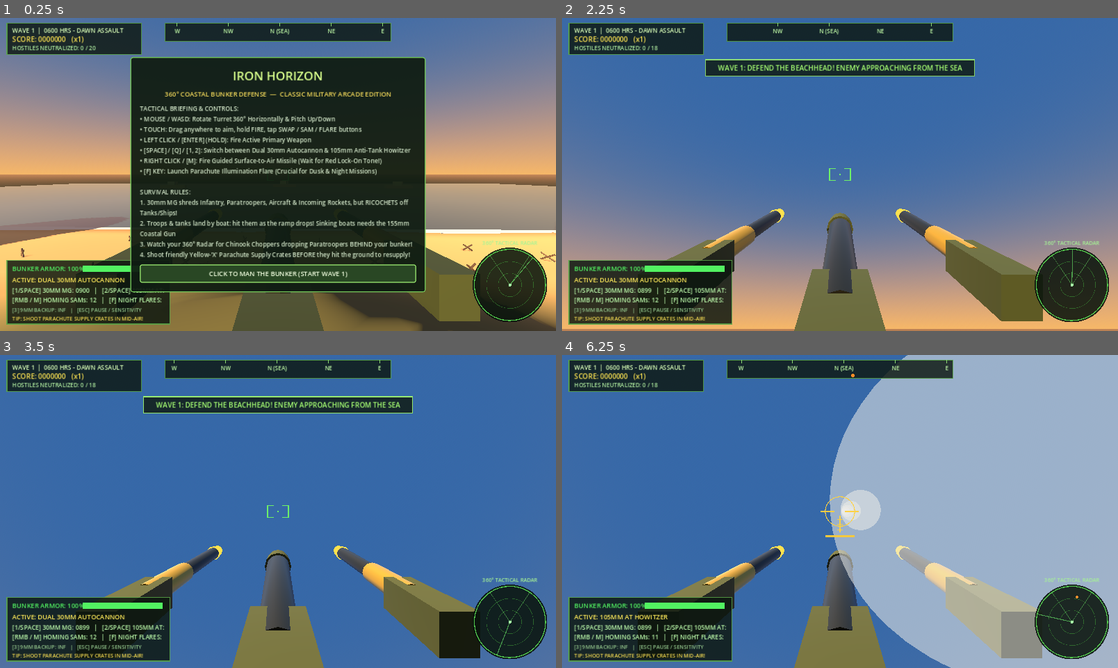
Above: before the commit, frames 1-4 (two rows, left to right).
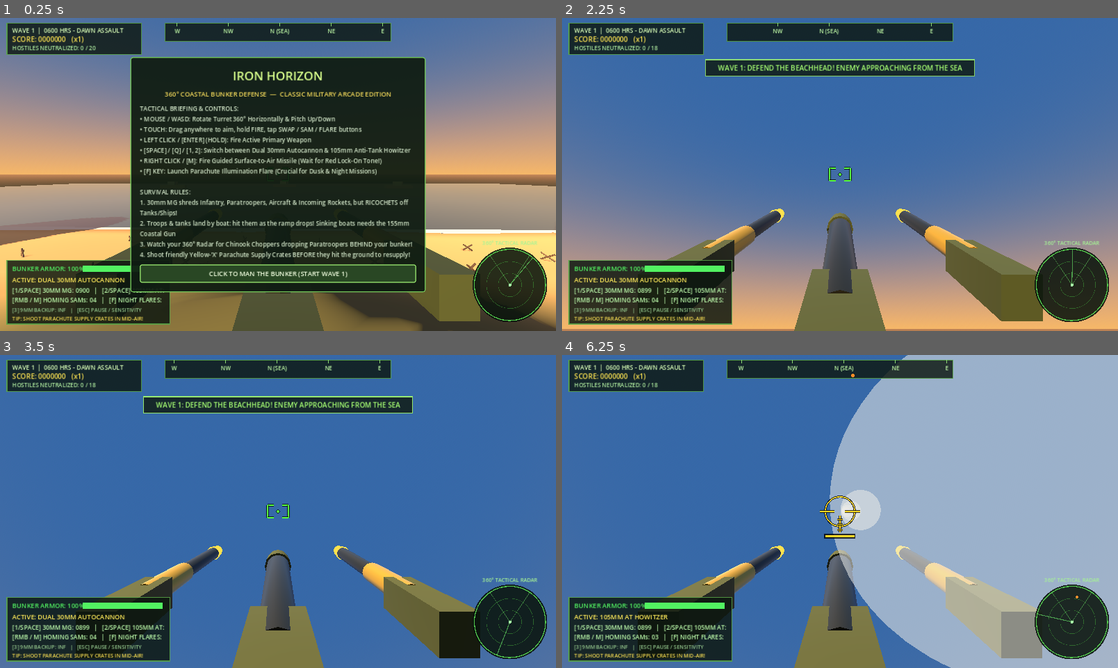
Above: after the commit, the same moments.

Repository: marse337/iron-horizon
Game: Godot game, scene res://scenes/main.tscn
Same seed, same stepped clock (60 frames per second), same inputs: the game is played once before the commit and once after it.
Inputs (mouse positions are in pixels of both pictures, inside the frame that each line leads up to):
- Up to frame 1 (0.25 s): no input
- Up to frame 2 (2.25 s): click "CLICK TO MAN THE BUNKER (STAR…" at 0.5 s; tap Enter at 1.25 s; move the mouse to (867, 174) at 1.27 s; hold Up 1.28-2 s; tap P at 1.35 s; click (867, 174) at 1.42 s; tap Space at 1.52 s; click "RESUME COMBAT (LOCK MOUSE)" at 2 s
- Up to frame 3 (3.5 s): move the mouse to (250, 511) at 2.77 s; hold Up from 2.78 s (still down); tap Q at 2.85 s; tap Space at 3.02 s
- Up to frame 4 (6.25 s): keep holding Up; move the mouse to (851, 505) at 3.52 s; tap 1 at 3.6 s; move the mouse to (834, 517) at 4.27 s; tap 2 at 4.35 s; click (834, 517) at 4.42 s; tap Space at 4.52, 5.27, 6.02 s; move the mouse to (878, 514) at 5.02 s; tap 3 at 5.1 s; move the mouse to (795, 508) at 5.77 s; tap M at 5.85 s

The runs differ from the first frame. In frame 1, less than 0.1% of the frame differs, in the area x 16-18%, y 89-91%; in frame 2, less than 0.1%; in frame 3, less than 0.1%; in frame 4, 0.3%, in the area x 16-54%, y 44-91%.

Commit message:
Outlined crosshairs, scarcer SAMs, armored jets with radar air-raid warning
- Crosshairs: dark outline under every line/ring/dot, brighter and
  thicker, readable on sand, sky and sea.
- SAMs: start 4 (was 12), carry max 8 (was 18), +2 per wave, +1 per
  supply crate, +3 from the shop ammo crate.
- Strike jets unlock in wave 3, are armored (30mm does 25%, CIWS 60%) so
  SAMs are the answer, start 520 m out and fly slower on a curved
  approach with a contrail - about 7 s of warning.
- Air-raid warning: siren, banner with bearing, flashing red arrowhead on
  the radar rim at the jet's true bearing (beyond normal range), red
  compass marker and an 'AIR RAID NW 6s' countdown.
- Touch: SAM button pulses when locked; lock prompt says TAP SAM.

Co-Authored-By: Claude Opus 5.5 <noreply@anthropic.com>

Diff:
--- a/scripts/bunker_turret.gd
+++ b/scripts/bunker_turret.gd
@@ -42,8 +42,8 @@
 var max_mg_ammo: int = 1200
 var cannon_ammo: int = 55
 var max_cannon_ammo: int = 75
-var sam_ammo: int = 12
-var max_sam_ammo: int = 18
+var sam_ammo: int = 4
+var max_sam_ammo: int = 8
 var flare_ammo: int = 4
 var max_flare_ammo: int = 6
 
@@ -152,11 +152,11 @@
 	pitch_pivot.rotation.x = pitch
 	max_mg_ammo = 1200
 	max_cannon_ammo = 75
-	max_sam_ammo = 18
+	max_sam_ammo = 8
 	max_flare_ammo = 6
 	mg_ammo = 900
 	cannon_ammo = 55
-	sam_ammo = 12
+	sam_ammo = 4
 	flare_ammo = 4
 	mg_fire_rate_mult = 1.0
 	cannon_reload_mult = 1.0
@@ -178,7 +178,7 @@
 func refill_for_wave() -> void:
 	mg_ammo = mini(max_mg_ammo, mg_ammo + 550)
 	cannon_ammo = mini(max_cannon_ammo, cannon_ammo + 28)
-	sam_ammo = mini(max_sam_ammo, sam_ammo + 6)
+	sam_ammo = mini(max_sam_ammo, sam_ammo + 2)
 	flare_ammo = mini(max_flare_ammo, flare_ammo + 2)
 	if current_weapon == PrimaryWeapon.BACKUP_PISTOL and (mg_ammo > 0 or cannon_ammo > 0):
 		current_weapon = PrimaryWeapon.MG_30MM if mg_ammo > 0 else PrimaryWeapon.AT_CANNON
@@ -188,7 +188,7 @@
 func grant_supply_crate(is_golden: bool) -> void:
 	mg_ammo = mini(max_mg_ammo, mg_ammo + 320)
 	cannon_ammo = mini(max_cannon_ammo, cannon_ammo + 18)
-	sam_ammo = mini(max_sam_ammo, sam_ammo + 4)
+	sam_ammo = mini(max_sam_ammo, sam_ammo + 1)
 	flare_ammo = mini(max_flare_ammo, flare_ammo + 1)
 	if is_golden:
 		overdrive_timer = 8.5
--- a/scripts/combat_manager.gd
+++ b/scripts/combat_manager.gd
@@ -9,6 +9,8 @@
 signal enemy_killed(unit_type: String, world_pos: Vector3, points: int, bonus_label: String)
 signal armor_ricochet(world_pos: Vector3)
 signal hull_deflected(world_pos: Vector3)
+signal air_armor_deflected(world_pos: Vector3)
+signal air_raid_incoming(world_pos: Vector3)
 signal supply_claimed(world_pos: Vector3, is_golden: bool)
 signal supply_lost(world_pos: Vector3)
 signal supply_plane_inbound()
@@ -191,7 +193,7 @@
 		[UnitType.ATTACK_HELI, 4, 4, 1.5 + w * 0.1],
 		[UnitType.TANK, 6, 5, 1.0 + w * 0.15],
 		[UnitType.TRANSPORT_HELI, 5, 6, 1.2],
-		[UnitType.FIGHTER_JET, 4, 7, 1.0 + w * 0.1],
+		[UnitType.FIGHTER_JET, 4, 3, 1.0 + w * 0.1],
 	]
 	var budget: int = 12 + w * 5
 	var intro: Dictionary = {}
@@ -335,10 +337,19 @@
 	u["drop_timer"] = _rng.randf_range(2.2, 3.5)
 	return u
 
+## Jets start far out so they're visible crossing the sky, and the radar raises
+## an air-raid warning the moment they appear (~7 s before they can attack)
+const JET_SPAWN_DIST := 520.0
+const JET_ATTACK_DIST := 165.0
+
 func spawn_fighter_jet_pass() -> Dictionary:
-	var start_pos: Vector3 = _heading_out(12.0) * 340.0
-	start_pos.y = _rng.randf_range(75.0, 108.0)
-	return spawn_unit(UnitType.FIGHTER_JET, start_pos)
+	var start_pos: Vector3 = _heading_out(12.0) * JET_SPAWN_DIST
+	start_pos.y = _rng.randf_range(70.0, 100.0)
+	var u: Dictionary = spawn_unit(UnitType.FIGHTER_JET, start_pos)
+	# Swing in on a curve (not dead-on) so the contrail draws an arc across the sky
+	u["aim_offset"] = _heading_side() * (_rng.randf_range(90.0, 140.0) * (-1.0 if _rng.randf() < 0.5 else 1.0))
+	air_raid_incoming.emit(start_pos)
+	return u
 
 ## Unarmed/departing units (empty transports, retreating landing craft, jets climbing
 ## out) no longer count toward the wave. Any cargo they never delivered is dropped
@@ -432,10 +443,11 @@
 			is_air = true
 		UnitType.FIGHTER_JET:
 			built = UnitFactoryScript.build_fighter_jet()
-			hp = 60.0 * _hp_mult
+			hp = 110.0 * _hp_mult
 			radius = 4.2
-			speed = 68.0 + aggression * 2.2
-			armor = "medium"
+			speed = 44.0 + aggression * 1.6
+			# Armored airframe: the 30mm barely scratches it; SAMs are the answer
+			armor = "air_armored"
 			points = 500
 			type_name = "STRIKE FIGHTER"
 			is_air = true
@@ -636,13 +648,19 @@
 					continue
 
 			UnitType.FIGHTER_JET:
+				# Long white contrail so incoming jets are easy to spot across the sky
+				u["trail_timer"] = u.get("trail_timer", 0.0) - delta
+				if u["trail_timer"] <= 0.0:
+					u["trail_timer"] = 0.08
+					_spawn_smoke_puff(node.position, 3.0, 5.0, 12.0)
 				if u["state"] == "approach":
-					var target_pt := Vector3(0.0, 26.0, 0.0)
+					var curve: float = clampf((horiz_dist - 200.0) / 320.0, 0.0, 1.0)
+					var target_pt: Vector3 = Vector3(0.0, 26.0, 0.0) + u.get("aim_offset", Vector3.ZERO) * curve
 					var jet_dir: Vector3 = (target_pt - pos).normalized()
 					pos += jet_dir * u["speed"] * delta
 					node.position = pos
 					node.look_at(pos + jet_dir, Vector3.UP, true)
-					if horiz_dist < 155.0 and not u["unloaded"]:
+					if horiz_dist < JET_ATTACK_DIST and not u["unloaded"]:
 						u["unloaded"] = true
 						_spawn_enemy_projectile(pos + Vector3(-2.5, -0.5, 0.0), BUNKER_TARGET_POS, 92.0, 12.0)
 						_spawn_enemy_projectile(pos + Vector3(2.5, -0.5, 0.0), BUNKER_TARGET_POS, 92.0, 12.0)
@@ -992,6 +1010,11 @@
 				if fx:
 					fx.spawn_ricochet_spark(b)
 				hull_deflected.emit(upos)
+			elif u["armor"] == "air_armored":
+				dmg *= 0.6 if kind == "ciws" else 0.25
+				if fx:
+					fx.spawn_ricochet_spark(b)
+				air_armor_deflected.emit(upos)
 			elif u["armor"] == "heavy" and kind != "ciws":
 				dmg = 1.5
 				if fx:
@@ -1073,7 +1096,7 @@
 				best = u
 	return best
 
-func _spawn_smoke_puff(pos: Vector3) -> void:
+func _spawn_smoke_puff(pos: Vector3, max_age: float = 0.55, start_scale: float = 0.7, end_scale: float = 2.6) -> void:
 	var mi := MeshInstance3D.new()
 	mi.mesh = _puff_mesh
 	mi.material_override = _mat_smoke
@@ -1082,7 +1105,9 @@
 	smoke_puffs.append({
 		"node": mi,
 		"age": 0.0,
-		"max_age": 0.55
+		"max_age": max_age,
+		"s0": start_scale,
+		"s1": end_scale
 	})
 
 func _update_smoke_puffs(delta: float) -> void:
@@ -1095,7 +1120,7 @@
 				sm["node"].queue_free()
 			smoke_puffs.remove_at(i)
 			continue
-		sm["node"].scale = Vector3.ONE * lerpf(0.7, 2.6, t)
+		sm["node"].scale = Vector3.ONE * lerpf(sm.get("s0", 0.7), sm.get("s1", 2.6), t)
 
 static func _segment_hits_sphere(a: Vector3, b: Vector3, center: Vector3, radius: float) -> bool:
 	var ab: Vector3 = b - a
--- a/scripts/game_manager.gd
+++ b/scripts/game_manager.gd
@@ -224,6 +224,8 @@
 	combat.enemy_killed.connect(_on_enemy_killed)
 	combat.armor_ricochet.connect(_on_armor_ricochet)
 	combat.hull_deflected.connect(func(_p: Vector3) -> void: hud.trigger_hull_warning())
+	combat.air_armor_deflected.connect(func(_p: Vector3) -> void: hud.trigger_air_armor_hint())
+	combat.air_raid_incoming.connect(_on_air_raid_incoming)
 	combat.supply_claimed.connect(_on_supply_claimed)
 	combat.supply_lost.connect(_on_supply_lost)
 	combat.supply_plane_inbound.connect(_on_supply_plane_inbound)
@@ -231,6 +233,11 @@
 	combat.bunker_damaged.connect(_on_bunker_damaged)
 	combat.wave_quota_updated.connect(_on_wave_quota_updated)
 	combat.wave_completed.connect(_on_wave_completed)
+
+func _on_air_raid_incoming(world_pos: Vector3) -> void:
+	sfx.play("air_raid", -2.0, 1.0)
+	var how: String = "TAP SAM" if touch.touch_mode else "RIGHT-CLICK / E FOR SAM"
+	hud.show_banner("AIRCRAFT INBOUND FROM %s!  %s" % [hud.bearing_name(world_pos), how], Color(1.0, 0.35, 0.25), 3.5)
 
 func _on_touch_mode_enabled() -> void:
 	hud.touch_mode = true
@@ -310,7 +317,7 @@
 		"ammo_pack":
 			turret.mg_ammo = mini(turret.max_mg_ammo + 400, turret.mg_ammo + 400)
 			turret.cannon_ammo = mini(turret.max_cannon_ammo + 25, turret.cannon_ammo + 25)
-			turret.sam_ammo = mini(turret.max_sam_ammo + 6, turret.sam_ammo + 6)
+			turret.sam_ammo = mini(turret.max_sam_ammo, turret.sam_ammo + 3)
 		"mg_rate":
 			turret.mg_fire_rate_mult += 0.20
 		"cannon_autoloader":
--- a/scripts/hud_controller.gd
+++ b/scripts/hud_controller.gd
@@ -35,6 +35,7 @@
 var _hitmarker_timer: float = 0.0
 var _ricochet_warn_timer: float = 0.0
 var _hull_warn_timer: float = 0.0
+var _air_hint_timer: float = 0.0
 var _coastal_gun_btn: Button
 # Exposed for the web test hook (tools/mobile-test)
 var start_button: Button
@@ -73,6 +74,26 @@
 
 func trigger_hull_warning() -> void:
 	_hull_warn_timer = 1.8
+
+func trigger_air_armor_hint() -> void:
+	_air_hint_timer = 1.8
+
+## 8-point compass name for a world position (N = out to sea, -Z)
+func bearing_name(world_pos: Vector3) -> String:
+	var ang: float = atan2(world_pos.x, -world_pos.z)
+	var names: Array[String] = ["N", "NE", "E", "SE", "S", "SW", "W", "NW"]
+	return names[posmod(roundi(ang / (PI / 4.0)), 8)]
+
+## Jets still on their attack run, with seconds until they can fire
+func _inbound_jets() -> Array[Dictionary]:
+	var out: Array[Dictionary] = []
+	for u in combat.units:
+		if u["type_name"] != "STRIKE FIGHTER" or u.get("escaped", false) or u["unloaded"] or not is_instance_valid(u["node"]):
+			continue
+		var p: Vector3 = u["node"].global_position
+		var eta: float = maxf(0.0, (Vector2(p.x, p.z).length() - combat.JET_ATTACK_DIST) / maxf(u["speed"], 1.0))
+		out.append({"pos": p, "eta": eta})
+	return out
 
 func trigger_damage_indicator(source_pos: Vector3) -> void:
 	_damage_flash = 0.65
@@ -125,6 +146,8 @@
 		_ricochet_warn_timer = maxf(0.0, _ricochet_warn_timer - delta)
 	if _hull_warn_timer > 0.0:
 		_hull_warn_timer = maxf(0.0, _hull_warn_timer - delta)
+	if _air_hint_timer > 0.0:
+		_air_hint_timer = maxf(0.0, _air_hint_timer - delta)
 	if _banner_timer > 0.0:
 		_banner_timer = maxf(0.0, _banner_timer - delta)
 	if _damage_flash > 0.0:
@@ -181,6 +204,12 @@
 	if _hull_warn_timer > 0.0:
 		var h_col := Color(0.75, 0.82, 0.95, clampf(_hull_warn_timer, 0.0, 1.0))
 		draw_string(font, Vector2(center.x - 260.0, center.y + 104.0), "LANDING CRAFT HULL TOO THICK! BUY THE 155MM COASTAL GUN BETWEEN WAVES", HORIZONTAL_ALIGNMENT_CENTER, 520.0, 15, h_col)
+
+	if _air_hint_timer > 0.0:
+		var a_col := Color(1.0, 0.45, 0.3, clampf(_air_hint_timer, 0.0, 1.0))
+		var a_txt: String = "JET ARMOR SHRUGS OFF 30MM: TAP SAM!" if touch_mode else "JET ARMOR SHRUGS OFF 30MM: FIRE A SAM (RIGHT-CLICK / E)!"
+		draw_string_outline(font, Vector2(center.x - 260.0, center.y + 126.0), a_txt, HORIZONTAL_ALIGNMENT_CENTER, 520.0, 17, 4, Color(0, 0, 0, a_col.a * 0.8))
+		draw_string(font, Vector2(center.x - 260.0, center.y + 126.0), a_txt, HORIZONTAL_ALIGNMENT_CENTER, 520.0, 17, a_col)
 
 func _draw_3d_target_overlays(font: Font, vp: Vector2) -> void:
 	var cam: Camera3D = turret.camera
@@ -229,7 +258,7 @@
 			var half_sz: float = lerpf(54.0, 24.0, prog)
 			var col: Color = Color(1.0, 0.18, 0.15) if is_locked else Color(1.0, 0.78, 0.18)
 			draw_rect(Rect2(sp - Vector2(half_sz, half_sz), Vector2(half_sz * 2.0, half_sz * 2.0)), col, false, 2.5)
-			var status_txt: String = "SAM LOCKED [RMB / M]" if is_locked else ("LOCKING %d%%" % int(prog * 100.0))
+			var status_txt: String = ("SAM LOCKED: TAP SAM" if touch_mode else "SAM LOCKED [RMB / E]") if is_locked else ("LOCKING %d%%" % int(prog * 100.0))
 			draw_string(font, sp + Vector2(-80, half_sz + 18), status_txt, HORIZONTAL_ALIGNMENT_CENTER, 160.0, 13, col)
 
 	for ft in _floating_texts:
@@ -241,46 +270,60 @@
 			c.a = alpha
 			draw_string(font, sp - Vector2(90, 0), ft["text"], HORIZONTAL_ALIGNMENT_CENTER, 180.0, 15, c)
 
+# Crosshair lines are drawn twice: a dark outline underneath, then the bright
+# colour on top, so they stay readable against sand, sky and sea alike
+const XH_OUTLINE := Color(0.0, 0.0, 0.0, 0.78)
+
+func _xh_line(a: Vector2, b: Vector2, col: Color, w: float = 2.6) -> void:
+	draw_line(a, b, XH_OUTLINE, w + 3.0)
+	draw_line(a, b, col, w)
+
+func _xh_arc(c: Vector2, r: float, col: Color, w: float = 2.4) -> void:
+	draw_arc(c, r, 0.0, TAU, 40, XH_OUTLINE, w + 3.0)
+	draw_arc(c, r, 0.0, TAU, 40, col, w)
+
+func _xh_dot(c: Vector2, r: float, col: Color) -> void:
+	draw_circle(c, r + 1.8, XH_OUTLINE)
+	draw_circle(c, r, col)
+
 func _draw_crosshair(center: Vector2, font: Font) -> void:
-	var col_green := Color(0.45, 1.0, 0.38, 0.9)
-	var col_amber := Color(1.0, 0.82, 0.24, 0.95)
-	var col_cyan := Color(0.3, 0.95, 1.0, 0.95)
+	var col_green := Color(0.35, 1.0, 0.25, 1.0)
+	var col_amber := Color(1.0, 0.85, 0.15, 1.0)
+	var col_cyan := Color(0.25, 0.95, 1.0, 1.0)
 
 	if turret.overdrive_timer > 0.0:
-		draw_arc(center, 28.0, 0.0, TAU, 24, col_cyan, 2.2)
-		draw_circle(center, 3.5, col_cyan)
+		_xh_arc(center, 28.0, col_cyan)
+		_xh_dot(center, 3.5, col_cyan)
+		draw_string_outline(font, center + Vector2(-95, -36), "CIWS OVERDRIVE %.1fs" % turret.overdrive_timer, HORIZONTAL_ALIGNMENT_CENTER, 190.0, 14, 4, XH_OUTLINE)
 		draw_string(font, center + Vector2(-95, -36), "CIWS OVERDRIVE %.1fs" % turret.overdrive_timer, HORIZONTAL_ALIGNMENT_CENTER, 190.0, 14, col_cyan)
 	elif turret.current_weapon == 0:
-		draw_line(center + Vector2(-24, -14), center + Vector2(-10, -14), col_green, 2.0)
-		draw_line(center + Vector2(-24, -14), center + Vector2(-24, 14), col_green, 2.0)
-		draw_line(center + Vector2(-24, 14), center + Vector2(-10, 14), col_green, 2.0)
-
-		draw_line(center + Vector2(24, -14), center + Vector2(10, -14), col_green, 2.0)
-		draw_line(center + Vector2(24, -14), center + Vector2(24, 14), col_green, 2.0)
-		draw_line(center + Vector2(24, 14), center + Vector2(10, 14), col_green, 2.0)
-		draw_circle(center, 2.5, col_green)
+		for sx in [-1.0, 1.0]:
+			_xh_line(center + Vector2(24 * sx, -14), center + Vector2(10 * sx, -14), col_green)
+			_xh_line(center + Vector2(24 * sx, -14), center + Vector2(24 * sx, 14), col_green)
+			_xh_line(center + Vector2(24 * sx, 14), center + Vector2(10 * sx, 14), col_green)
+		_xh_dot(center, 2.8, col_green)
 	elif turret.current_weapon == 1:
-		draw_arc(center, 34.0, 0.0, TAU, 32, col_amber, 1.8)
-		draw_line(center + Vector2(-44, 0), center + Vector2(-12, 0), col_amber, 2.0)
-		draw_line(center + Vector2(12, 0), center + Vector2(44, 0), col_amber, 2.0)
-		draw_line(center + Vector2(0, 10), center + Vector2(0, 48), col_amber, 2.0)
+		_xh_arc(center, 34.0, col_amber, 2.2)
+		_xh_line(center + Vector2(-46, 0), center + Vector2(-12, 0), col_amber)
+		_xh_line(center + Vector2(12, 0), center + Vector2(46, 0), col_amber)
+		_xh_line(center + Vector2(0, 10), center + Vector2(0, 48), col_amber)
 		for tick in [18.0, 30.0, 42.0]:
-			draw_line(center + Vector2(-7, tick), center + Vector2(7, tick), col_amber, 1.5)
+			_xh_line(center + Vector2(-7, tick), center + Vector2(7, tick), col_amber, 2.0)
 		var reload_ratio: float = turret.get_cannon_reload_ratio()
 		var bar_w: float = 68.0
-		draw_rect(Rect2(center.x - bar_w * 0.5, center.y + 54.0, bar_w, 6.0), Color(0.1, 0.1, 0.1, 0.8), true)
-		var fill_col: Color = col_amber if reload_ratio >= 1.0 else Color(0.95, 0.35, 0.15)
+		draw_rect(Rect2(center.x - bar_w * 0.5 - 2.0, center.y + 52.0, bar_w + 4.0, 10.0), XH_OUTLINE, true)
+		var fill_col: Color = col_amber if reload_ratio >= 1.0 else Color(1.0, 0.35, 0.15)
 		draw_rect(Rect2(center.x - bar_w * 0.5, center.y + 54.0, bar_w * reload_ratio, 6.0), fill_col, true)
 	else:
-		draw_arc(center, 14.0, 0.0, TAU, 20, col_amber, 1.5)
-		draw_circle(center, 2.0, col_amber)
+		_xh_arc(center, 14.0, col_amber, 2.0)
+		_xh_dot(center, 2.2, col_amber)
 
 	if _hitmarker_timer > 0.0:
 		var hm_col := Color(1.0, 0.95, 0.4, 1.0)
-		draw_line(center + Vector2(-11, -11), center + Vector2(-4, -4), hm_col, 2.4)
-		draw_line(center + Vector2(11, -11), center + Vector2(4, -4), hm_col, 2.4)
-		draw_line(center + Vector2(-11, 11), center + Vector2(-4, 4), hm_col, 2.4)
-		draw_line(center + Vector2(11, 11), center + Vector2(4, 4), hm_col, 2.4)
+		_xh_line(center + Vector2(-11, -11), center + Vector2(-4, -4), hm_col)
+		_xh_line(center + Vector2(11, -11), center + Vector2(4, -4), hm_col)
+		_xh_line(center + Vector2(-11, 11), center + Vector2(-4, 4), hm_col)
+		_xh_line(center + Vector2(11, 11), center + Vector2(4, 4), hm_col)
 
 func _draw_top_compass_and_wave(vp: Vector2, font: Font) -> void:
 	var comp_w: float = 520.0
@@ -315,7 +358,13 @@
 		var clamped_ratio: float = clampf(rel_ang / (PI * 0.55), -0.96, 0.96)
 		var tx: float = comp_x + (clamped_ratio * 0.5 + 0.5) * comp_w
 		var blip_col: Color = Color(1.0, 0.85, 0.2) if u["is_air"] else (Color(1.0, 0.22, 0.18) if u["armor"] == "heavy" else Color(1.0, 0.55, 0.15))
-		draw_circle(Vector2(tx, 47.0), 4.0, blip_col)
+		if u["type_name"] == "STRIKE FIGHTER" and not u.get("escaped", false):
+			# Inbound jet: big flashing red compass marker
+			var flash: float = 0.55 + 0.45 * sin(Time.get_ticks_msec() * 0.012)
+			draw_circle(Vector2(tx, 47.0), 7.0, Color(0, 0, 0, 0.7))
+			draw_circle(Vector2(tx, 47.0), 5.5, Color(1.0, 0.15, 0.1, flash))
+		else:
+			draw_circle(Vector2(tx, 47.0), 4.0, blip_col)
 
 	if touch_mode:
 		# Compact profile: two big lines instead of three small ones
@@ -425,8 +474,42 @@
 		draw_circle(b_pos, 4.5, Color(0.25, 1.0, 0.95))
 
 	draw_circle(r_center, 3.5, Color(0.65, 1.0, 0.65))
+	_draw_air_raid_warning(r_center, r_radius, font)
 	if not touch_mode:
 		draw_string(font, r_center + Vector2(-75.0, -r_radius - 10.0), "360° TACTICAL RADAR", HORIZONTAL_ALIGNMENT_CENTER, 150.0, 12, Color(0.65, 0.95, 0.58))
+
+## Early warning for jets: they're picked up far beyond normal radar range, so
+## show each one as a flashing red arrowhead on the radar rim at its true bearing,
+## flash the rim, and print the direction + seconds until it can attack.
+func _draw_air_raid_warning(r_center: Vector2, r_radius: float, font: Font) -> void:
+	var jets: Array[Dictionary] = _inbound_jets()
+	if jets.is_empty():
+		return
+	var flash: float = 0.5 + 0.5 * sin(Time.get_ticks_msec() * 0.012)
+	var red := Color(1.0, 0.15, 0.1)
+	draw_arc(r_center, r_radius + 3.0, 0.0, TAU, 48, Color(red.r, red.g, red.b, 0.35 + 0.55 * flash), 3.0)
+	var soonest: Dictionary = jets[0]
+	for j in jets:
+		if j["eta"] < soonest["eta"]:
+			soonest = j
+		var p: Vector3 = j["pos"]
+		var rel: float = wrapf(atan2(p.x, -p.z) + turret.yaw, -PI, PI)
+		var dir := Vector2(sin(rel), -cos(rel))
+		var side := Vector2(-dir.y, dir.x)
+		var tip: Vector2 = r_center + dir * (r_radius - 4.0)
+		var base: Vector2 = r_center + dir * (r_radius - 18.0)
+		var tri := PackedVector2Array([tip, base + side * 8.0, base - side * 8.0])
+		draw_colored_polygon(tri, Color(red.r, red.g, red.b, 0.45 + 0.55 * flash))
+		draw_polyline(PackedVector2Array([tip, base + side * 8.0, base - side * 8.0, tip]), Color(0, 0, 0, 0.8), 1.5)
+
+	var eta: float = soonest["eta"]
+	var txt: String = "AIR RAID  %s  %s" % [bearing_name(soonest["pos"]), ("%ds" % ceili(eta)) if eta > 0.0 else "NOW!"]
+	var fs: int = 20 if touch_mode else 16
+	# Below the radar on touch layouts (radar top-left), above it on PC (radar bottom-right)
+	var y: float = r_center.y + r_radius + 26.0 if touch_mode else r_center.y - r_radius - 30.0
+	var x: float = r_center.x - 110.0
+	draw_string_outline(font, Vector2(x, y), txt, HORIZONTAL_ALIGNMENT_CENTER, 220.0, fs, 5, Color(0, 0, 0, 0.85))
+	draw_string(font, Vector2(x, y), txt, HORIZONTAL_ALIGNMENT_CENTER, 220.0, fs, Color(1.0, 0.3 + 0.3 * flash, 0.2))
 
 ## Phones and tablets get a compact menu profile: fewer words, much larger text
 ## and thumb-sized buttons. PC keeps the full briefing.
@@ -450,7 +533,7 @@
 func _upgrade_defs() -> Array[Dictionary]:
 	return [
 		{"id": "repair", "cost": 800, "title": "REPAIR BUNKER ARMOR (+35% Hull Integrity) — 800 PTS", "short": "REPAIR ARMOR\n800 PTS"},
-		{"id": "ammo_pack", "cost": 600, "title": "EMERGENCY ORDNANCE CRATE (+400 30mm, +25 Shells, +6 SAMs) — 600 PTS", "short": "AMMO CRATE\n600 PTS"},
+		{"id": "ammo_pack", "cost": 600, "title": "EMERGENCY ORDNANCE CRATE (+400 30mm, +25 Shells, +3 SAMs) — 600 PTS", "short": "AMMO CRATE\n600 PTS"},
 		{"id": "mg_rate", "cost": 1200, "title": "HIGH-SPEED 30MM ROTARY FEED (+20% MG Fire Rate) — 1200 PTS", "short": "FASTER MG\n1200 PTS"},
 		{"id": "coastal_gun", "cost": 8000, "title": "155MM COASTAL GUN (Replaces 105mm — Pierces Landing Craft Hulls) — 8000 PTS", "short": "155MM GUN · SINKS BOATS\n8000 PTS"},
 		{"id": "cannon_autoloader", "cost": 1400, "title": "105MM HYDRAULIC AUTOLOADER (+22% Faster Cannon Reload) — 1400 PTS", "short": "FASTER RELOAD\n1400 PTS"},
--- a/scripts/sfx_synth.gd
+++ b/scripts/sfx_synth.gd
@@ -48,6 +48,7 @@
 	_streams["bunker_hit"] = _make_bunker_hit()
 	_streams["flare_launch"] = _make_flare_launch()
 	_streams["wave_clear"] = _make_wave_clear()
+	_streams["air_raid"] = _make_air_raid_siren()
 
 func _create_wav(samples: PackedFloat32Array) -> AudioStreamWAV:
 	var wav := AudioStreamWAV.new()
@@ -143,6 +144,24 @@
 		out[i] = (sin(t * freq * TAU) * 0.7 + signf(sin(t * freq * TAU)) * 0.3) * env * amp
 	return _create_wav(out)
 
+## Two rising/falling siren sweeps (air-raid warning when jets appear on radar).
+## Phase is accumulated so the frequency sweep stays click-free.
+func _make_air_raid_siren() -> AudioStreamWAV:
+	var duration: float = 1.6
+	var count: int = int(MIX_RATE * duration)
+	var out := PackedFloat32Array()
+	out.resize(count)
+	var phase: float = 0.0
+	for i in range(count):
+		var t: float = float(i) / float(MIX_RATE)
+		var sweep: float = 0.5 - 0.5 * cos(t / 0.8 * TAU)  # 0 -> 1 -> 0 every 0.8 s
+		var freq: float = lerpf(540.0, 980.0, sweep)
+		phase += freq / float(MIX_RATE)
+		var wave: float = sin(phase * TAU) * 0.75 + signf(sin(phase * TAU)) * 0.25
+		var env: float = clampf(t / 0.05, 0.0, 1.0) * clampf((duration - t) / 0.15, 0.0, 1.0)
+		out[i] = wave * env * 0.32
+	return _create_wav(out)
+
 func _make_dual_beep(f1: float, f2: float, duration: float, amp: float) -> AudioStreamWAV:
 	var count: int = int(MIX_RATE * duration)
 	var out := PackedFloat32Array()
--- a/scripts/touch_controls.gd
+++ b/scripts/touch_controls.gd
@@ -164,6 +164,12 @@
 		var r: float = b["r"]
 		var pressed: bool = _flash.has(id) or _touches.values().has(id)
 		var col: Color = COL_FIRE if id == "fire" else COL_BTN
+		# SAM button pulses red once a missile has locked on
+		if id == "sam" and turret.lock_progress >= 1.0 and turret.sam_ammo > 0:
+			var pulse: float = 0.5 + 0.5 * sin(Time.get_ticks_msec() * 0.015)
+			col = Color(1.0, 0.25, 0.15)
+			draw_circle(pos, r + 6.0 + pulse * 6.0, Color(1.0, 0.2, 0.1, 0.25 + 0.25 * pulse))
+			pressed = true
 		draw_circle(pos, r, Color(col.r * 0.25, col.g * 0.25, col.b * 0.25, 0.55 if pressed else 0.32))
 		draw_arc(pos, r, 0.0, TAU, 40, Color(col.r, col.g, col.b, 0.95 if pressed else 0.6), 3.0)
 
